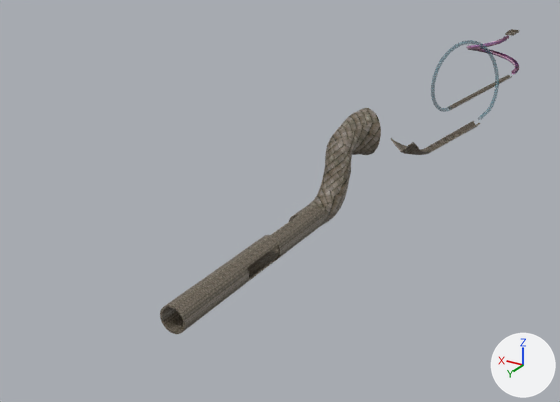
Before and after pictures for a commit that changed the Blender file blender/rollercoaster.blend.
Rendered twice from a camera (50 mm lens) standing at (-298.0, 1169.0, 220.0) and looking at (95.0, 516.0, -107.0). Lighting does not change. The marker at lower right points along +X, +Y and +Z.

The first picture shows 'Spiral.002-col', 'cyl_rotate-col', 'cylinder-col', 'plane-col.001'.
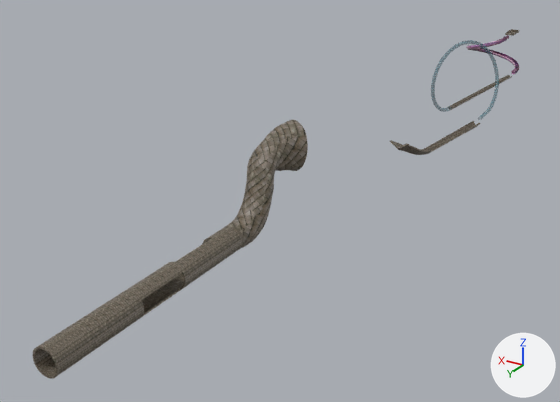
Commit message: rollercoaster fix

Location of each change, (x1, y1, x2, y2) in pixels of the pictures (560 x 402 px):
'cyl_rotate-col', moved
    before: (160, 205, 324, 334)
    after: (33, 226, 242, 379)
'cylinder-col', moved
    before: (307, 108, 381, 226)
    after: (225, 120, 308, 249)

The edits, one by one:
Object 'cylinder-col' (ob_cylinder_col) moves from (-13.4, 95.6, -20.0) to (17.5, 191.3, -12.1).
Object 'cyl_rotate-col' (ob_cyl_rotate_col) moves from (28.3, 680.3, -90.4) to (59.2, 776.0, -82.4).
